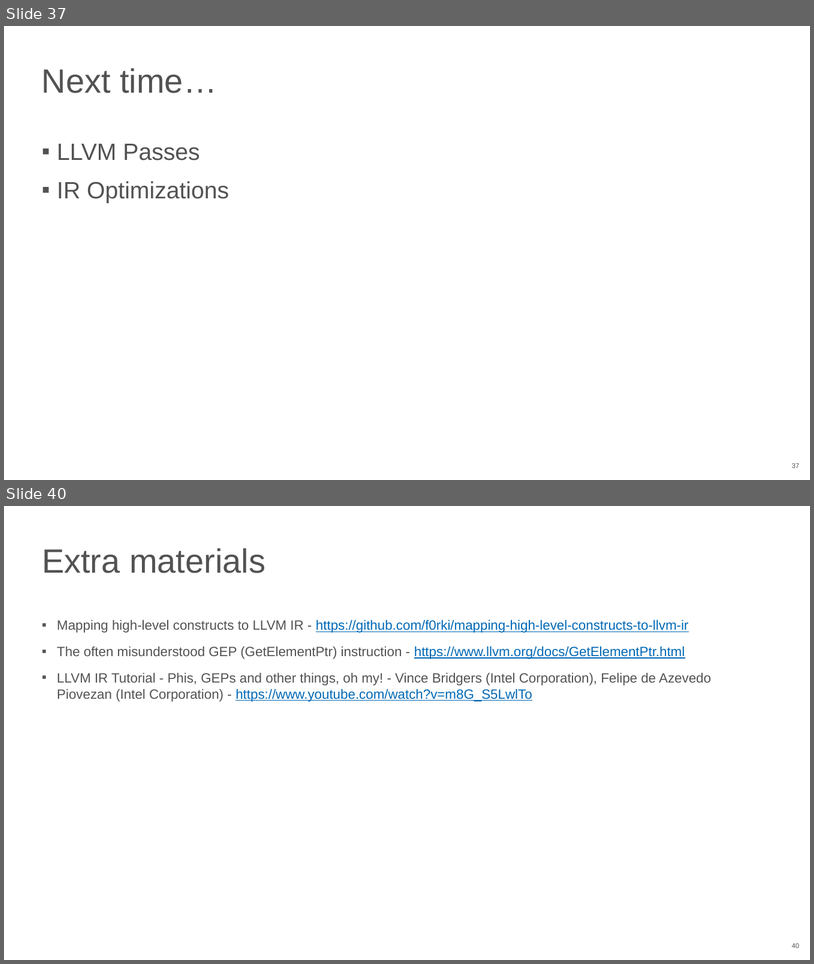
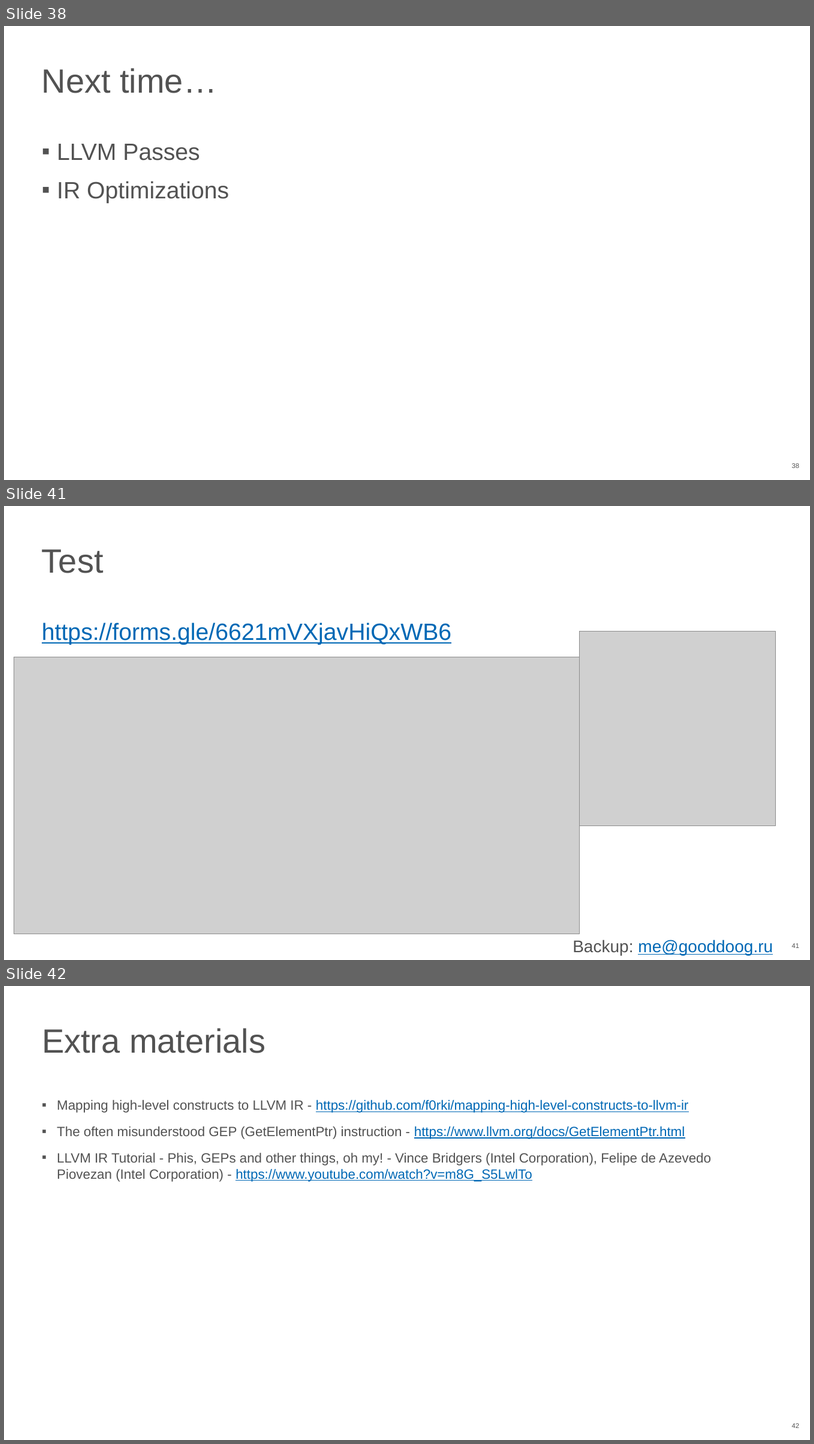
Before and after one commit to NN-complr-tech/Complr-course-lectures, a slide deck: 04-LLVM-IR.pptx. Shown one above the other, each under a label of ours: slides 37 and 40 before the commit, slides 38, 41 and 42 after it; the slides between them are not shown. The pictures are 814x964 and 814x1444 pixels, drawn with LibreOffice and Linux fonts; fonts in the diff are those of the drawing; grey boxes stand for pictures. Boxes give left, top, right and bottom in pixels: in the first picture for what was removed or moved away, otherwise in the second. Text is boxed around its words. In the diff, an @@ line names an element or a change of style, - is before the commit and + after.

```diff
--- a/04-LLVM-IR.pptx
+++ b/04-LLVM-IR.pptx
@@ slide 41 added at [4,506,810,960], background #FFFFFF; not listed: 1 template element that a slide beside it also shows @@
@@ title added at [42,549,104,573], 40 pt, text #525252 @@
+Test
@@ text added at [42,622,452,645], 28 pt, text #0068B5, underline @@
+https://forms.gle/6621mVXjavHiQxWB6
@@ picture added at [580,631,777,825] @@
@@ picture added at [14,657,580,934] @@
@@ text added at [573,939,773,955], 20 pt, text #0068B5, underline @@
+Backup: me@gooddoog.ru
@@ what was slide 37 is now slide 38 @@
@@ page number at [792,463,800,468]: text changed @@
-37
+38
@@ what was slide 40 is now slide 42 @@
@@ page number at [792,1423,800,1428]: text changed @@
-40
+42
```
Also in this commit, not shown: 7 slides changed, 1 other slide added.
